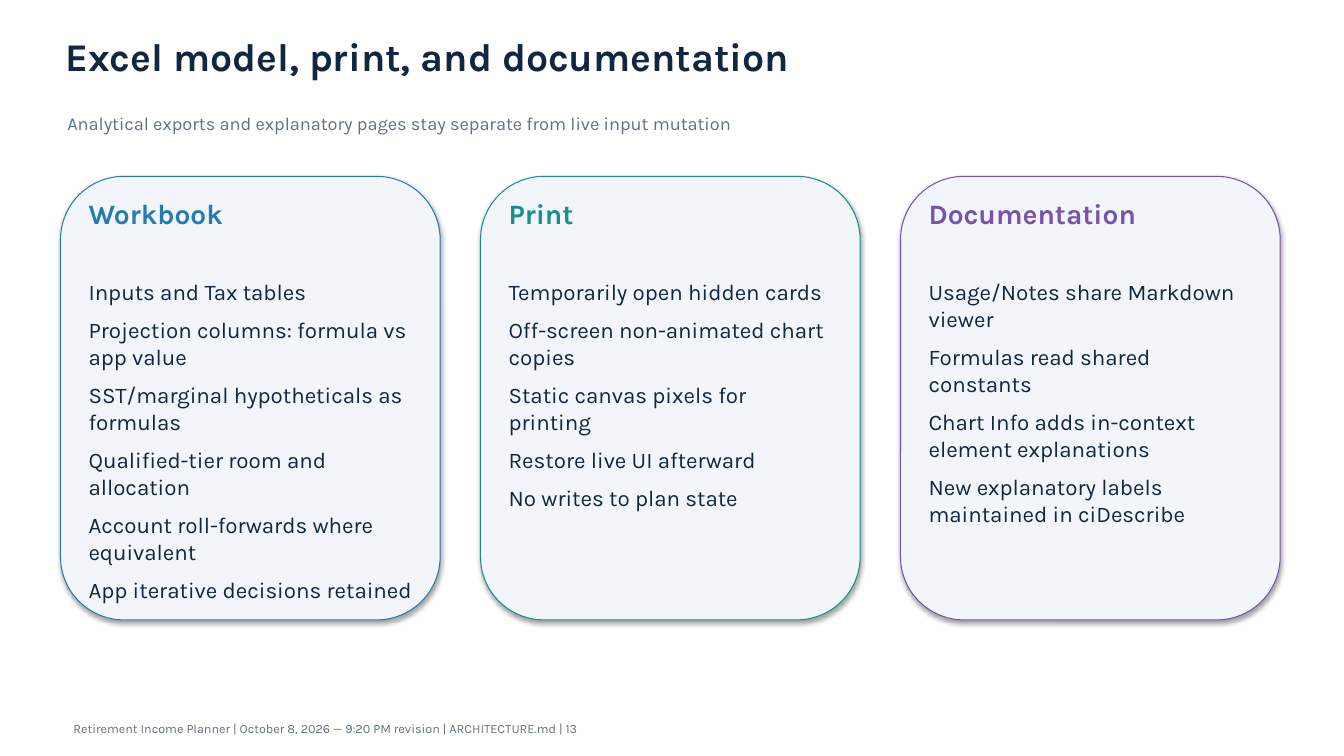
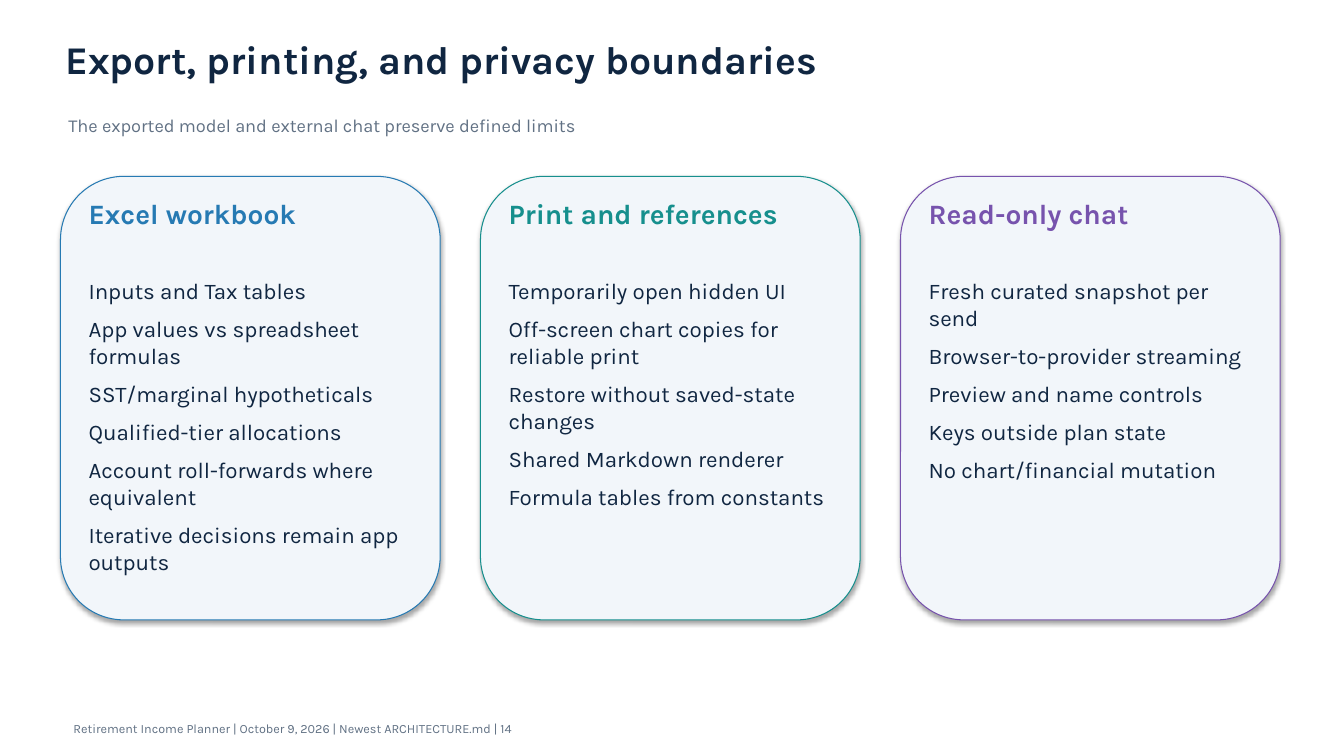
Before and after one commit to howardc64/retirefin, a slide deck: slide 14 of docs/retirement_income_planner_architecture.pptx (slide 13 before the commit). Drawn at 1344x756 pixels with LibreOffice and Linux fonts; fonts in the diff are those of the drawing. Boxes give left, top, right and bottom in pixels: in the first picture for what was removed or moved away, otherwise in the second. Text is boxed around its words. In the diff, an @@ line names an element or a change of style, - is before the commit and + after.

```diff
--- a/docs/retirement_income_planner_architecture.pptx
+++ b/docs/retirement_income_planner_architecture.pptx
@@ text at box(65, 46, 817, 84): text changed @@
-Excel model, print, and documentation
+Export, printing, and privacy boundaries
@@ text at box(68, 119, 575, 137): text changed @@
-Analytical exports and explanatory pages stay separate from live input mutation
+The exported model and external chat preserve defined limits
@@ text at box(89, 204, 296, 225): text changed @@
-Workbook
+Excel workbook
@@ text at box(509, 204, 778, 225): text changed @@
-Print
+Print and references
@@ text at box(929, 205, 1129, 231): text changed @@
-Documentation
+Read-only chat
@@ text at box(509, 283, 824, 506): text changed @@
-Temporarily open hidden cards
-Off-screen non-animated chart copies
-Static canvas pixels for printing
-Restore live UI afterward
-No writes to plan state
+Temporarily open hidden UI
+Off-screen chart copies for reliable print
+Restore without saved-state changes
+Shared Markdown renderer
+Formula tables from constants
@@ text at box(929, 283, 1242, 446): text changed @@
-Usage/Notes share Markdown viewer
-Formulas read shared constants
-Chart Info adds in-context element explanations
-New explanatory labels maintained in ciDescribe
+Fresh curated snapshot per send
+Browser-to-provider streaming
+Preview and name controls
+Keys outside plan state
+No chart/financial mutation
@@ text at box(89, 321, 373, 444): text changed @@
-Projection columns: formula vs app value
-SST/marginal hypotheticals as formulas
-Qualified-tier room and allocation
+App values vs spreadsheet formulas
+SST/marginal hypotheticals
+Qualified-tier allocations
@@ text at box(89, 527, 398, 576): text changed @@
-App iterative decisions retained
+Iterative decisions remain app outputs
@@ text at box(73, 724, 511, 734): text changed @@
-Retirement Income Planner | October 8, 2026 — 9:20 PM revision | ARCHITECTURE.md | 13
+Retirement Income Planner | October 9, 2026 | Newest ARCHITECTURE.md | 14
```
Also in this commit, not shown: 8 other slides changed, 6 slides added, 6 slides removed, 6 other files.
